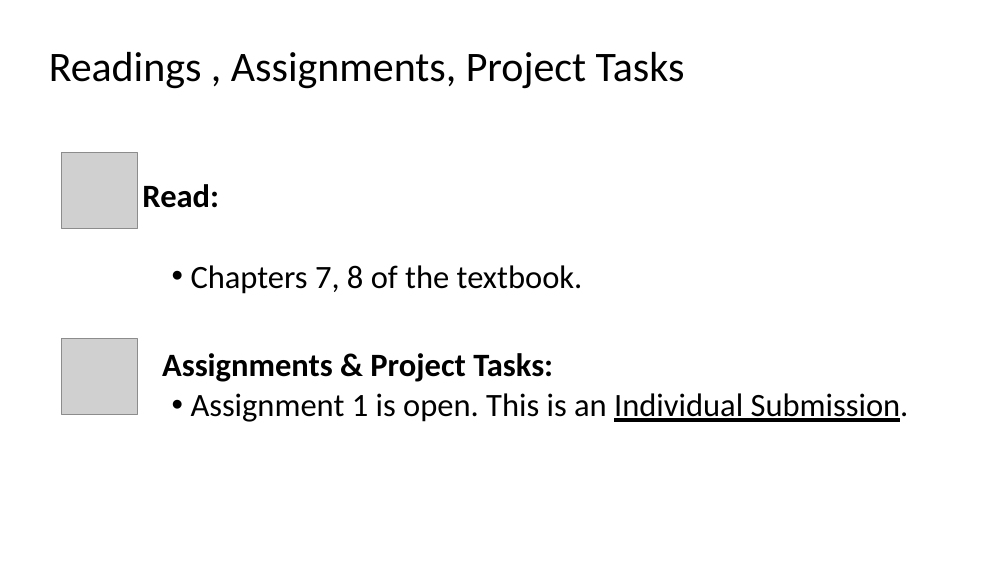
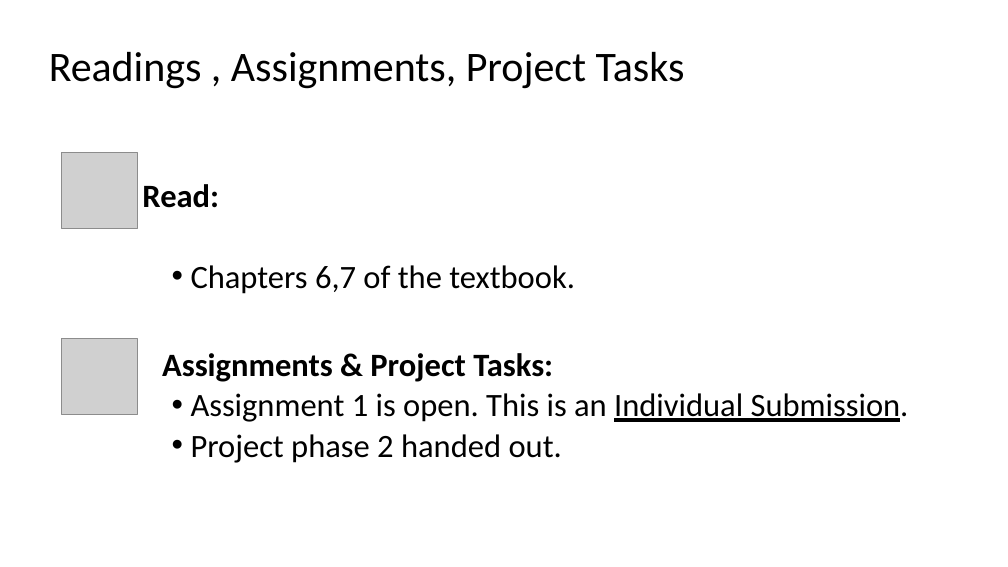
Before and after one commit to kthanasi-git/SW_Engineering, a slide deck: slide 57 of SOFTWARE ENGINEERING/SLIDES/6-Use Cases and SSDs.pptx (slide 56 before the commit). Drawn at 1008x567 pixels with LibreOffice and Linux fonts; fonts in the diff are those of the drawing; grey boxes stand for pictures. Boxes give left, top, right and bottom in pixels: in the first picture for what was removed or moved away, otherwise in the second. Text is boxed around its words. In the diff, an @@ line names an element or a change of style, - is before the commit and + after.

```diff
--- a/SOFTWARE ENGINEERING/SLIDES/6-Use Cases and SSDs.pptx
+++ b/SOFTWARE ENGINEERING/SLIDES/6-Use Cases and SSDs.pptx
@@ text at bbox=[191, 265, 575, 294]: text changed @@
-    • Chapters 7, 8 of the textbook.
+    • Chapters 6,7 of the textbook.
@@ text at bbox=[191, 434, 562, 463]: paragraph added @@
+    • Project phase 2 handed out.
```
Also in this commit, not shown: 2 other slides changed, 1 slide added, 2 other files.
